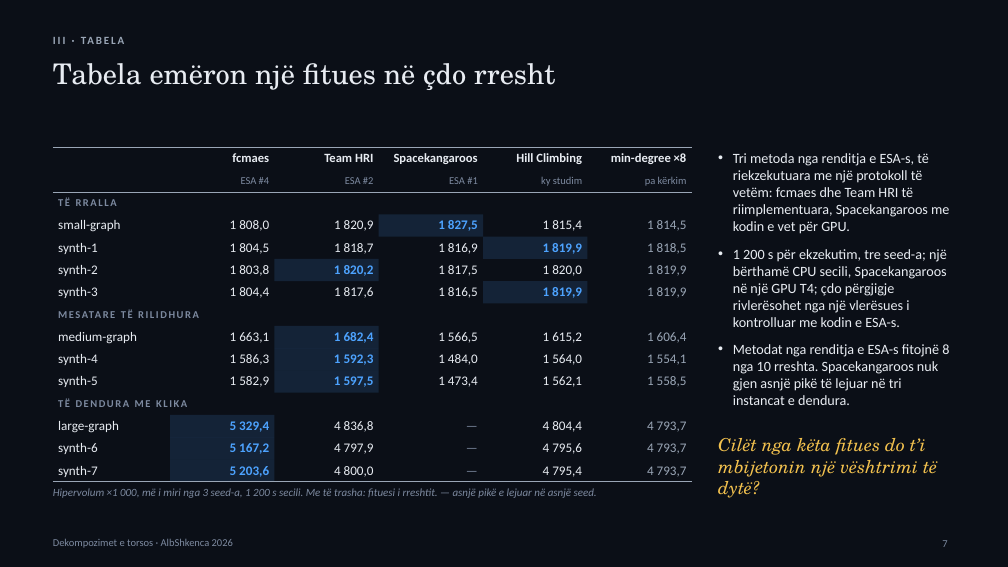
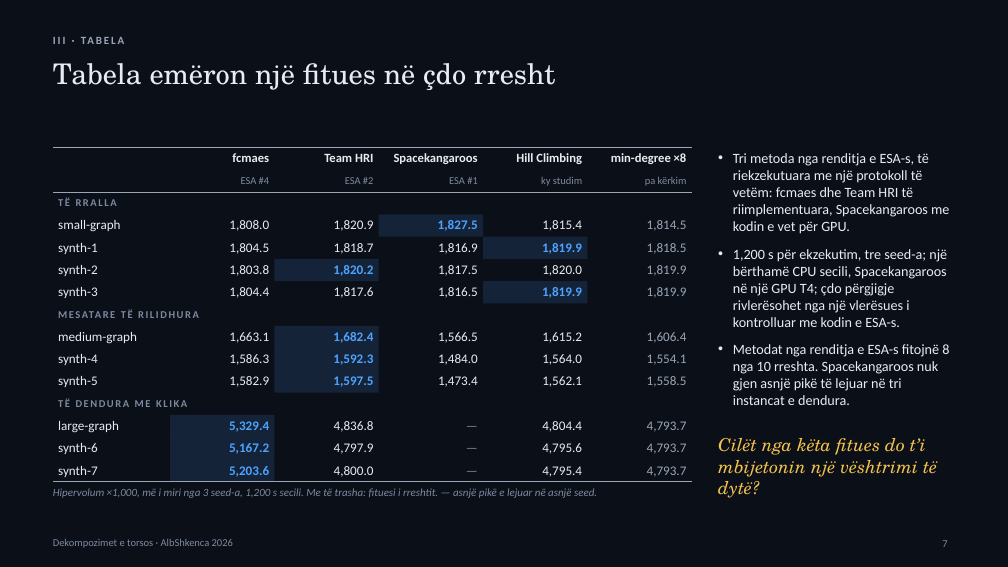
Before and after one commit to adrianymeri/SpOC3, a slide deck: slide 7 of SpOC3-Dekompozime-Torso-AlbShkenca2026-SQ.pptx. Drawn at 1008x567 pixels with LibreOffice and Linux fonts; fonts in the diff are those of the drawing. Boxes give left, top, right and bottom in pixels: in the first picture for what was removed or moved away, otherwise in the second. Text is boxed around its words. In the diff, an @@ line names an element or a change of style, - is before the commit and + after.

```diff
--- a/SpOC3-Dekompozime-Torso-AlbShkenca2026-SQ.pptx
+++ b/SpOC3-Dekompozime-Torso-AlbShkenca2026-SQ.pptx
@@ table at <box>53,147,692,481</box> @@
-row 4: small-graph | 1 808,0 | 1 820,9 | 1 827,5 | 1 815,4 | 1 814,5
+row 4: small-graph | 1,808.0 | 1,820.9 | 1,827.5 | 1,815.4 | 1,814.5
-row 5: synth-1 | 1 804,5 | 1 818,7 | 1 816,9 | 1 819,9 | 1 818,5
+row 5: synth-1 | 1,804.5 | 1,818.7 | 1,816.9 | 1,819.9 | 1,818.5
-row 6: synth-2 | 1 803,8 | 1 820,2 | 1 817,5 | 1 820,0 | 1 819,9
+row 6: synth-2 | 1,803.8 | 1,820.2 | 1,817.5 | 1,820.0 | 1,819.9
-row 7: synth-3 | 1 804,4 | 1 817,6 | 1 816,5 | 1 819,9 | 1 819,9
+row 7: synth-3 | 1,804.4 | 1,817.6 | 1,816.5 | 1,819.9 | 1,819.9
-row 9: medium-graph | 1 663,1 | 1 682,4 | 1 566,5 | 1 615,2 | 1 606,4
+row 9: medium-graph | 1,663.1 | 1,682.4 | 1,566.5 | 1,615.2 | 1,606.4
-row 10: synth-4 | 1 586,3 | 1 592,3 | 1 484,0 | 1 564,0 | 1 554,1
+row 10: synth-4 | 1,586.3 | 1,592.3 | 1,484.0 | 1,564.0 | 1,554.1
-row 11: synth-5 | 1 582,9 | 1 597,5 | 1 473,4 | 1 562,1 | 1 558,5
+row 11: synth-5 | 1,582.9 | 1,597.5 | 1,473.4 | 1,562.1 | 1,558.5
-row 13: large-graph | 5 329,4 | 4 836,8 | — | 4 804,4 | 4 793,7
+row 13: large-graph | 5,329.4 | 4,836.8 | — | 4,804.4 | 4,793.7
-row 14: synth-6 | 5 167,2 | 4 797,9 | — | 4 795,6 | 4 793,7
+row 14: synth-6 | 5,167.2 | 4,797.9 | — | 4,795.6 | 4,793.7
-row 15: synth-7 | 5 203,6 | 4 800,0 | — | 4 795,4 | 4 793,7
+row 15: synth-7 | 5,203.6 | 4,800.0 | — | 4,795.4 | 4,793.7
@@ text at <box>733,249,947,327</box>: text changed @@
-• 1 200 s për ekzekutim, tre seed-a; një bërthamë CPU secili, Spacekangaroos në një GPU T4; çdo përgjigje rivlerësohet nga një vlerësues i kontrolluar me kodin e ESA-s.
+• 1,200 s për ekzekutim, tre seed-a; një bërthamë CPU secili, Spacekangaroos në një GPU T4; çdo përgjigje rivlerësohet nga një vlerësues i kontrolluar me kodin e ESA-s.
@@ text at <box>53,488,597,498</box>: text changed @@
-Hipervolum ×1 000, më i miri nga 3 seed-a, 1 200 s secili. Me të trasha: fituesi i rreshtit. — asnjë pikë e lejuar në asnjë seed.
+Hipervolum ×1,000, më i miri nga 3 seed-a, 1,200 s secili. Me të trasha: fituesi i rreshtit. — asnjë pikë e lejuar në asnjë seed.
```
Also in this commit, not shown: 17 other slides changed, 4 other files.
